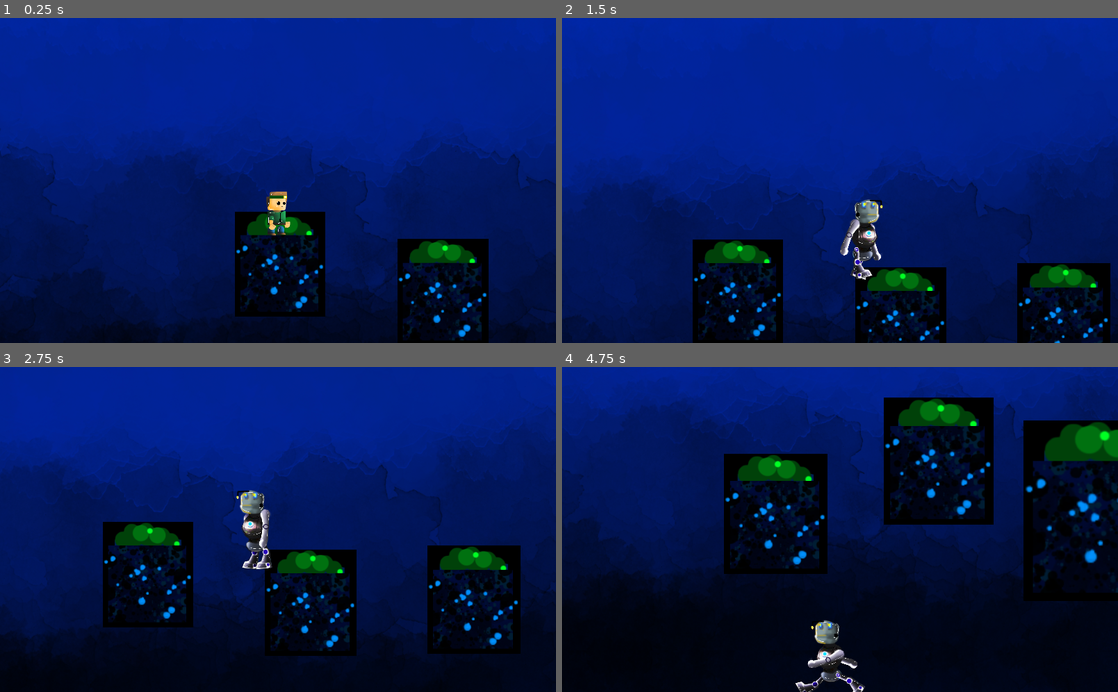
Above: before the commit, frames 1-4 (two rows, left to right).
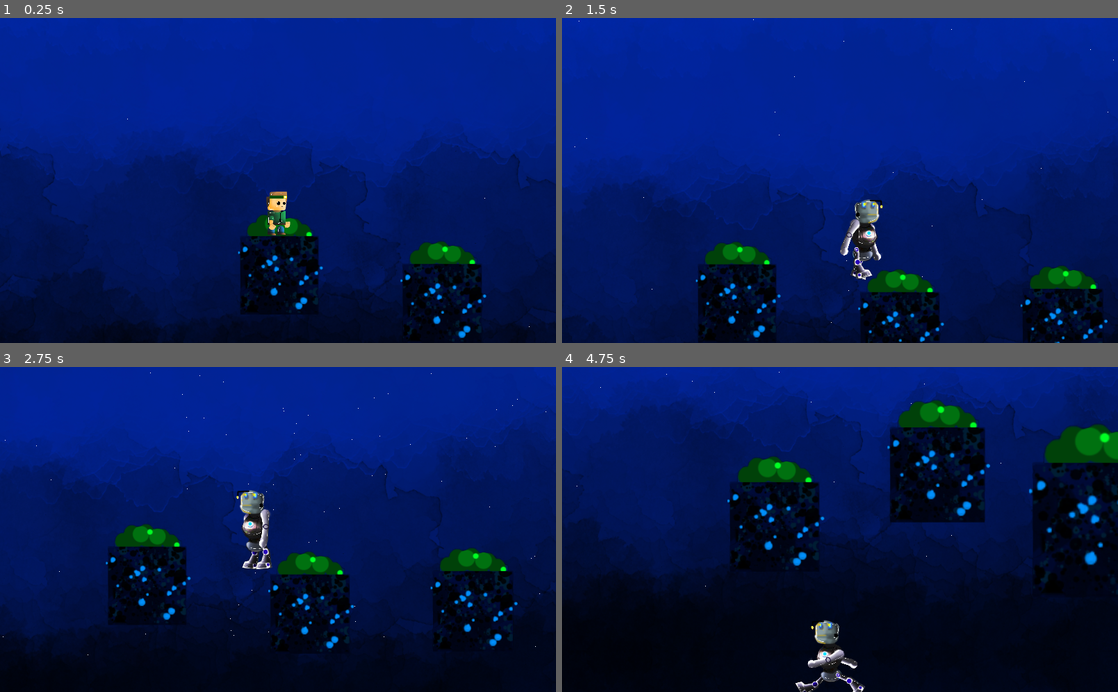
Above: after the commit, the same moments.

Repository: Zeno3463/geo-jam-2021
Game: Godot game, scene res://scene/main scene.tscn
Two runs of this game, one before a commit and one after it. Both use one fixed random seed, a clock stepped at 60 frames per second and the inputs below.
Inputs (mouse positions are in pixels of both pictures, inside the frame that each line leads up to):
- Up to frame 1 (0.25 s): no input
- Up to frame 2 (1.5 s): move the mouse to (962, 164) at 0.52 s; hold D (right) from 0.53 s (still down); click (962, 164) at 0.6 s; tap W (up) at 0.77 s; move the mouse to (728, 196) at 1.27 s; right-click (728, 196) at 1.35 s
- Up to frame 3 (2.75 s): tap W (up) at 1.52 s; move the mouse to (333, 458) at 2.02 s; release D (right) at 2.03 s; hold A (left) from 2.03 s (still down); click (333, 458) at 2.1 s
- Up to frame 4 (4.75 s): move the mouse to (812, 594) at 2.77 s; release A (left) at 2.78 s; hold D (right) 2.78-4.28 s; right-click (812, 594) at 2.85 s; tap W (up) at 3.02, 3.77, 4.52 s; move the mouse to (1006, 578) at 3.52 s; click (1006, 578) at 3.6 s; move the mouse to (673, 480) at 4.27 s; hold A (left) from 4.28 s (still down); right-click (673, 480) at 4.35 s

The runs differ from the first frame. In frame 1, 3.3% of the frame differs, in the area x 22-96%, y 30-100%; in frame 2, 4.4%; in frame 3, 5.5%; in frame 4, 7.6%, in the area x 2-100%, y 1-73%.

Commit message:
-

Diff:
--- a/scene/main scene.tscn
+++ b/scene/main scene.tscn
@@ -38,3 +38,15 @@
 scale = Vector2( 1, -1 )
 z_index = -2
 texture = ExtResource( 1 )
+
+[node name="ParallaxLayer2" type="ParallaxLayer" parent="ParallaxBackground"]
+motion_scale = Vector2( 1.1, 1 )
+motion_mirroring = Vector2( 1300, 1000 )
+
+[node name="CPUParticles2D" type="CPUParticles2D" parent="ParallaxBackground/ParallaxLayer2"]
+position = Vector2( 33.9795, -169.897 )
+amount = 500
+lifetime = 5.0
+emission_shape = 2
+emission_rect_extents = Vector2( 1000, 500 )
+gravity = Vector2( 0, 0 )
Binary file changed: Level design/platforms/platform2.png
Binary file removed: PNG (Black background)/Rotated/flame_05_rotated.png
Not shown, removed: PNG (Black background)/Rotated/flame_05_rotated.png.import
Binary file removed: PNG (Black background)/Rotated/flame_06_rotated.png
Not shown, removed: PNG (Black background)/Rotated/flame_06_rotated.png.import
Binary file removed: PNG (Black background)/Rotated/muzzle_01_rotated.png
Not shown, removed: PNG (Black background)/Rotated/muzzle_01_rotated.png.import
Binary file removed: PNG (Black background)/Rotated/muzzle_02_rotated.png
Not shown, removed: PNG (Black background)/Rotated/muzzle_02_rotated.png.import
Binary file removed: PNG (Black background)/Rotated/muzzle_03_rotated.png
Not shown, removed: PNG (Black background)/Rotated/muzzle_03_rotated.png.import
Binary file removed: PNG (Black background)/Rotated/muzzle_04_rotated.png
(and 375 more such lines)
